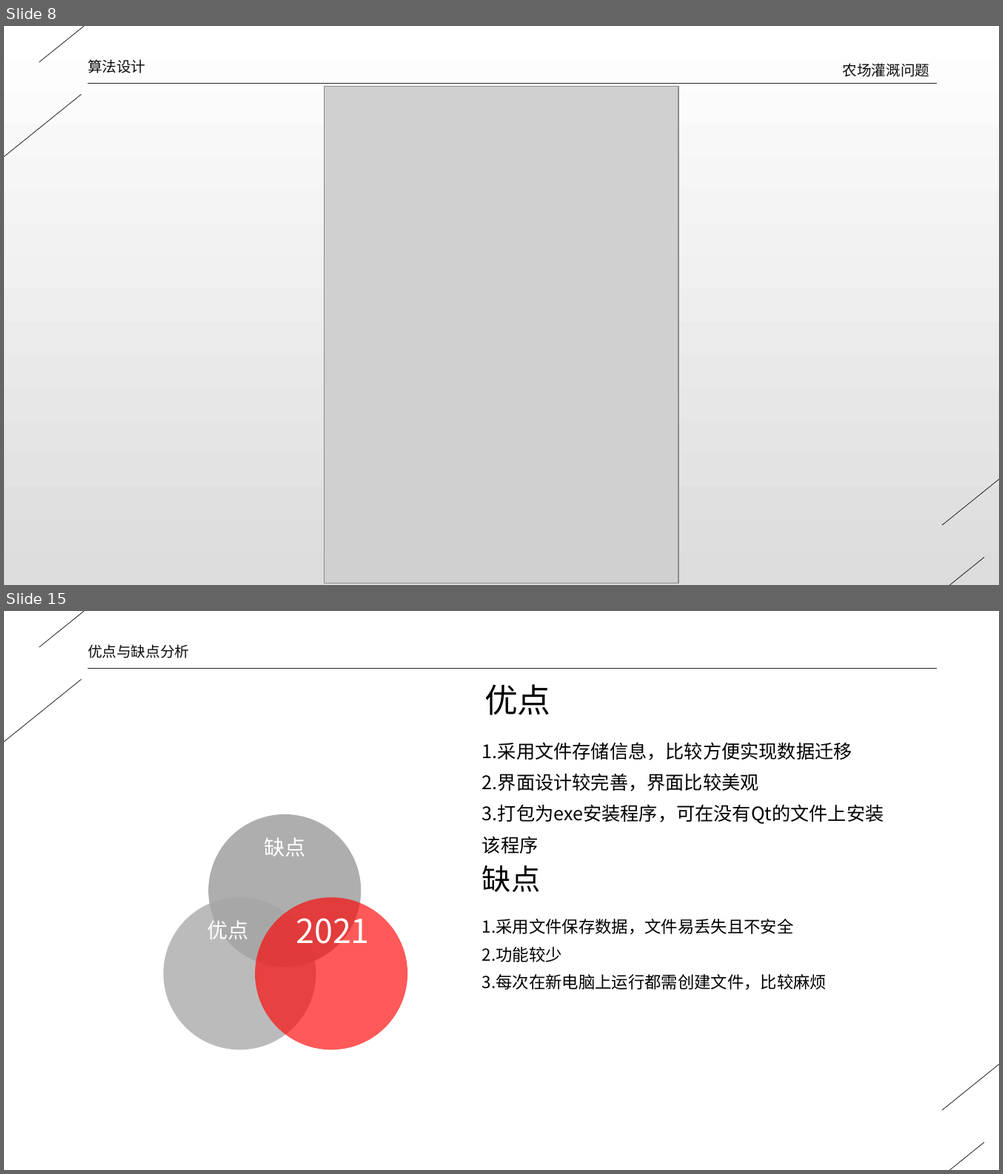
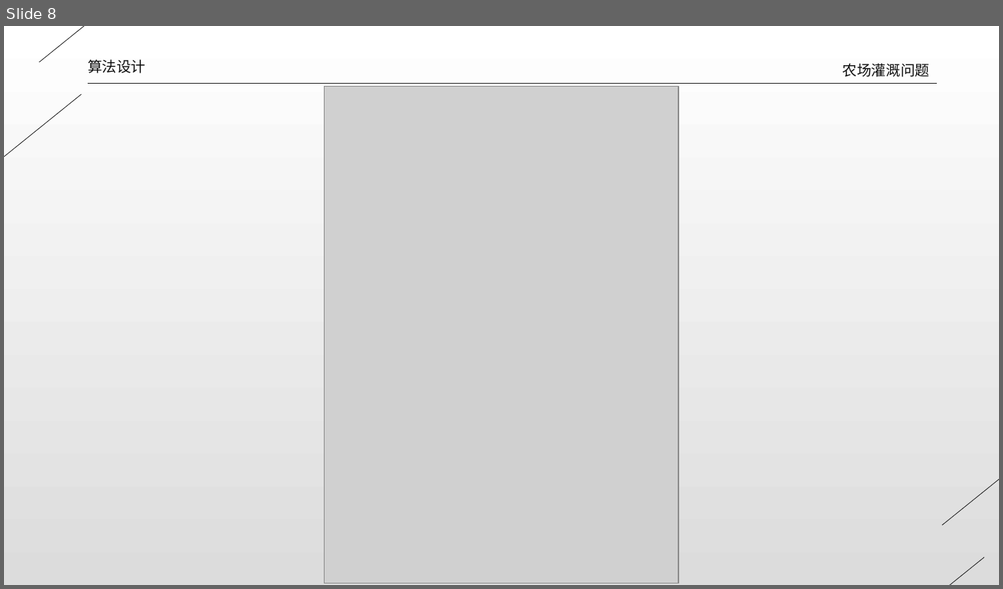
Before and after one commit to dlct-wzx/algorithmic-practice, a slide deck: 答辩ppt.pptx. Shown one above the other, each under a label of ours: slides 8 and 15 before the commit, slide 8 after it; the slides between them are not shown. The pictures are 1003x1174 and 1003x589 pixels, drawn with LibreOffice and Linux fonts; fonts in the diff are those of the drawing; grey boxes stand for pictures. Boxes give left, top, right and bottom in pixels: in the first picture for what was removed or moved away, otherwise in the second. Text is boxed around its words. In the diff, an @@ line names an element or a change of style, - is before the commit and + after.

```diff
--- a/答辩ppt.pptx
+++ b/答辩ppt.pptx
@@ slide 15 removed at bbox=[4, 611, 999, 1170], background #FFFFFF @@
@@ line removed from (238, 611) to (39, 647) @@
@@ text removed at bbox=[88, 644, 189, 658] @@
-优点与缺点分析
@@ line removed from (88, 668) to (936, 668) @@
@@ line removed from (82, 680) to (4, 840) @@
@@ ellipse removed at bbox=[208, 815, 361, 967] @@
@@ text removed at bbox=[264, 837, 305, 857] @@
-缺点
@@ ellipse removed at bbox=[164, 897, 316, 1050] @@
@@ ellipse removed at bbox=[255, 897, 407, 1050] @@
@@ text removed at bbox=[208, 920, 249, 940] @@
-优点
@@ text removed at bbox=[296, 918, 369, 944] @@
-2021
@@ group removed at bbox=[482, 684, 884, 991]: 4 texts @@
-优点
-1.采用文件存储信息，比较方便实现数据迁移
-2.界面设计较完善，界面比较美观
-3.打包为exe安装程序，可在没有Qt的文件上安装该程序
-缺点
-1.采用文件保存数据，文件易丢失且不安全
-2.功能较少
-3.每次在新电脑上运行都需创建文件，比较麻烦
@@ line removed from (999, 951) to (942, 1111) @@
@@ line removed from (984, 1143) to (786, 1170) @@
```
Also in this commit, not shown: 6 slides changed, 7 slides added, 4 other slides removed, 10 other files.
